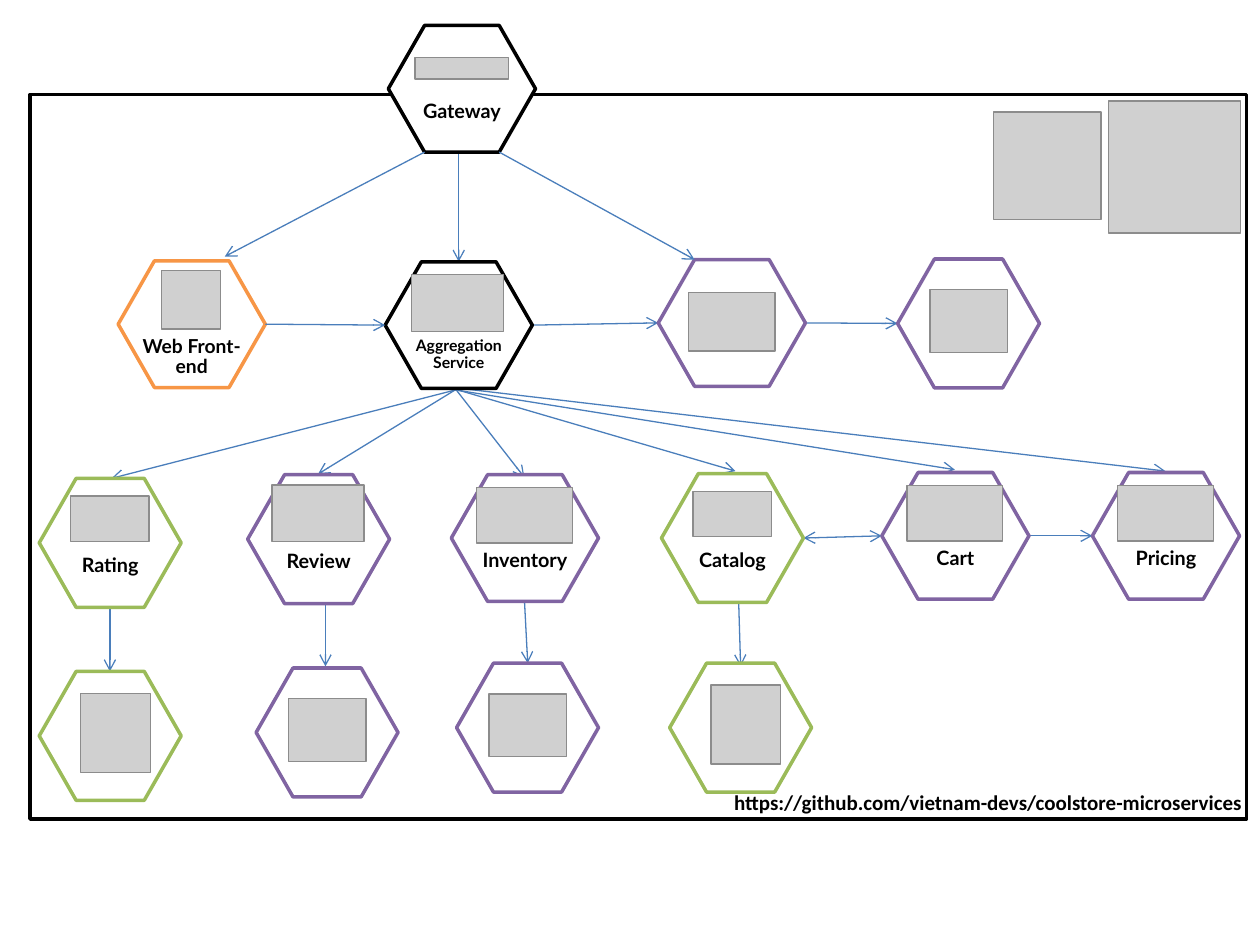
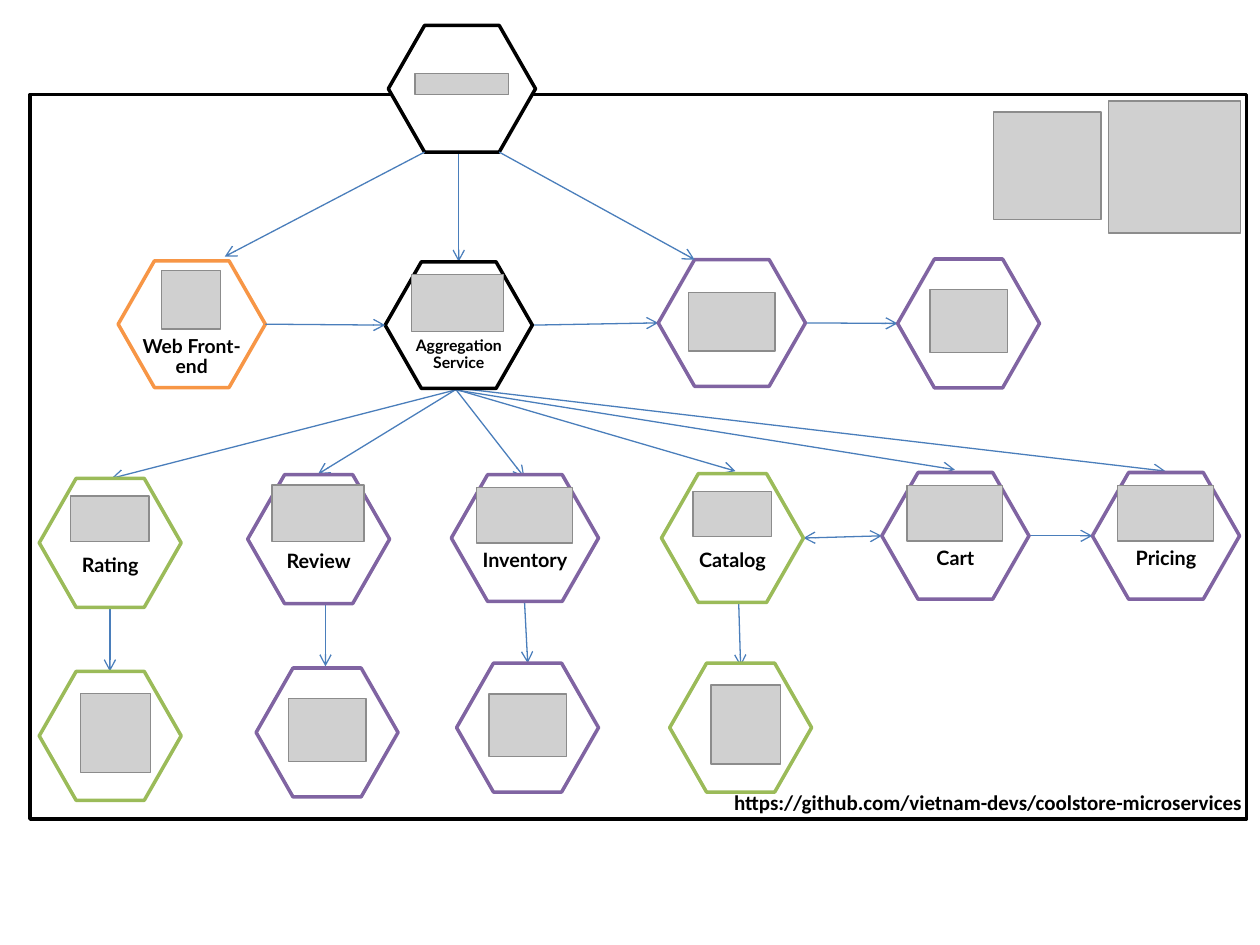
Before and after one commit to ProgrammeChef/microservices-coolstore, a slide deck: slide 3 of assets/state-of-the-art.pptx. Drawn at 1260x945 pixels with LibreOffice and Linux fonts; fonts in the diff are those of the drawing; grey boxes stand for pictures. Boxes give left, top, right and bottom in pixels: in the first picture for what was removed or moved away, otherwise in the second. Text is boxed around its words. In the diff, an @@ line names an element or a change of style, - is before the commit and + after.

```diff
--- a/assets/state-of-the-art.pptx
+++ b/assets/state-of-the-art.pptx
@@ picture: place and size @@
-picture at (415,58,508,79)
+picture at (415,73,508,94)
@@ text in hexagon at (423,103,501,122): text removed @@
-Gateway
```
Also in this commit, not shown: 38 other files.
